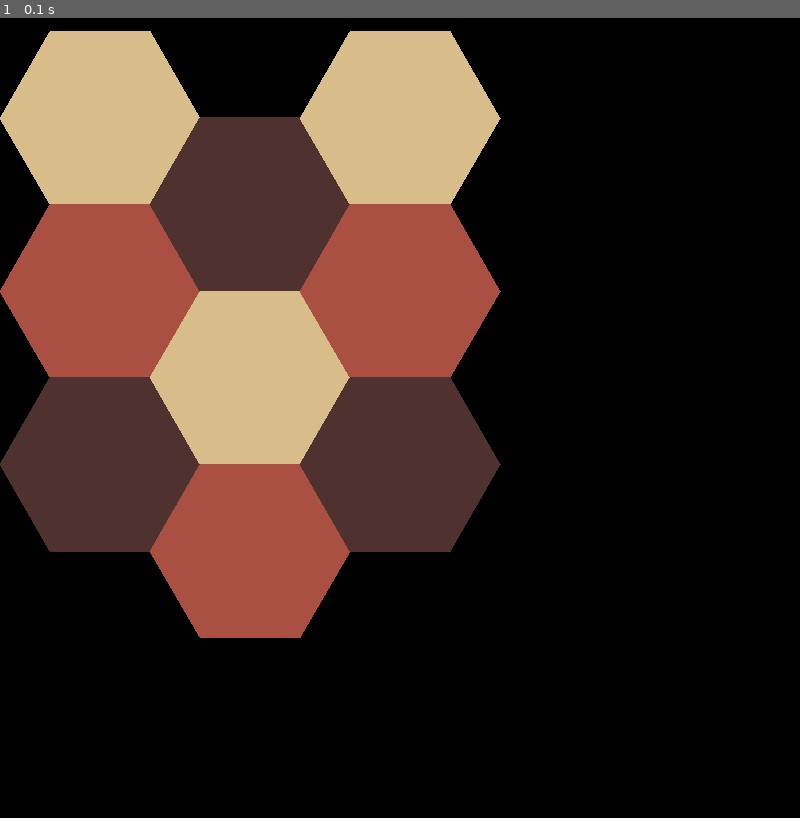
Above: before the commit, frame 1.
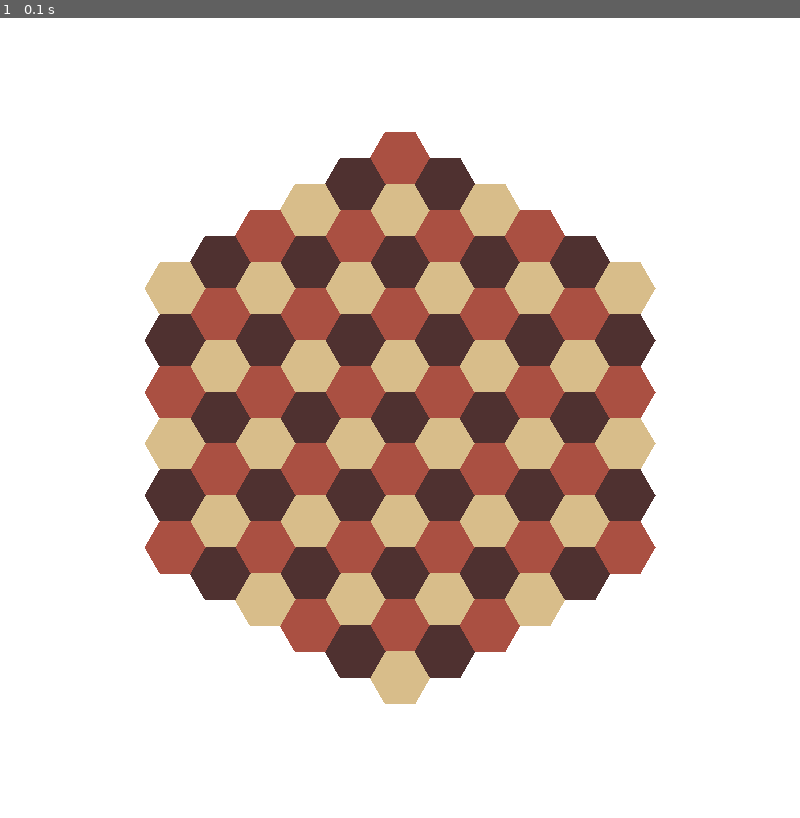
Above: after the commit, the same moment.

Repository: stefan-png/hackedbeta22
Game: pygame game, started from pygametest.py
Same seed, same stepped clock (60 frames per second), same inputs: the game is played once before the commit and once after it.
Inputs:
- Up to frame 1 (0.1 s): no input

The runs differ from the first frame. In frame 1, 94% of the frame differs, in the area x 0-100%, y 0-100%.

Commit message:
added checkerboard

Diff:
--- a/pygametest.py
+++ b/pygametest.py
@@ -1,4 +1,5 @@
 import sys, pygame, math
+import numpy
 
 SQRT32 = math.sqrt(3)/2
 SQRT3 = math.sqrt(3)
@@ -11,43 +12,69 @@
                 (-1, 0),
             ]
 
+light_colour = (216, 189, 138)
+mid_colour = (170, 80, 66)
+dark_colour = (79, 49, 48)
+
+tile_colours = [light_colour, mid_colour, dark_colour]
+
 def draw_hex(pos, scale, colour):
 
     transformed_offset = []
     for coord in hex_offset:
-        transformed_offset.append((coord[0]*scale+pos[0], coord[1]*scale+pos[1]))
+        # coord * scale + pos
+        transformed_offset.append(numpy.add(numpy.array(coord)* scale, pos))
 
     pygame.draw.polygon(surface, colour, transformed_offset)
+
+def draw_board(scale):
+
+    yoffset = scale*SQRT3
+    half_yoffset = yoffset*0.5
+    origin = (400, 400)
+    # draw centreline
+    # for y in range(-5, 6):
+    #     draw_hex(numpy.add(origin, (0, yoffset*y)), scale,  tile_colours[(y+5)%3])
+
+    # draw sides
+    for x in range(6):
+        for y in range(-5, 6-x):
+            draw_hex(numpy.add(origin, (x*1.5*scale, y*yoffset+half_yoffset*x)), scale,  tile_colours[(x+2*y+5)%3])
+            draw_hex(numpy.add(origin, (-x*1.5*scale, y*yoffset+half_yoffset*x)), scale,  tile_colours[(x+2*y+5)%3])
+
+
+    # draw_hex((100, scale), scale,  light_colour)
+    # draw_hex((100, scale+1*yoffset), scale,  mid_colour)
+    # draw_hex((100, scale+2*yoffset), scale,  dark_colour)
+
+    # draw_hex((100+3/2*scale, scale+half_yoffset), scale,  dark_colour)
+    # draw_hex((100+3/2*scale, scale+3*half_yoffset), scale,  light_colour)
+    # draw_hex((100+3/2*scale, scale+5*half_yoffset), scale,  mid_colour)
+
+    # draw_hex((100+3*scale, scale), scale,  light_colour)
+    # draw_hex((100+3*scale, scale+1*yoffset), scale,  mid_colour)
+    # draw_hex((100+3*scale, scale+2*yoffset), scale, dark_colour)
+
 
 pygame.init()
 
 surface = pygame.display.set_mode((800, 800))
 
 
-light_colour = (216, 189, 138)
-mid_colour = (170, 80, 66)
-dark_colour = (79, 49, 48)
+# game loop
+while True:
+
+    surface.fill((255, 255, 255))
 
 
-# game loop
-while True:
+
     for event in pygame.event.get():
         if event.type == pygame.QUIT: sys.exit()
+        if event.type == pygame.MOUSEBUTTONDOWN:
+            mousepos = pygame.mouse.get_pos()
+            draw_hex(mousepos, 25, (255, 255, 255))
 
-    scale = 100
-    half_yoffset = scale*SQRT32
-    yoffset = scale*SQRT3
 
-    draw_hex((100, scale), scale,  light_colour)
-    draw_hex((100, scale+1*yoffset), scale,  mid_colour)
-    draw_hex((100, scale+2*yoffset), scale,  dark_colour)
-
-    draw_hex((100+3/2*scale, scale+half_yoffset), scale,  dark_colour)
-    draw_hex((100+3/2*scale, scale+3*half_yoffset), scale,  light_colour)
-    draw_hex((100+3/2*scale, scale+5*half_yoffset), scale,  mid_colour)
-
-    draw_hex((100+3*scale, scale), scale,  light_colour)
-    draw_hex((100+3*scale, scale+1*yoffset), scale,  mid_colour)
-    draw_hex((100+3*scale, scale+2*yoffset), scale, dark_colour)
+    draw_board(30)
 
     pygame.display.flip()
